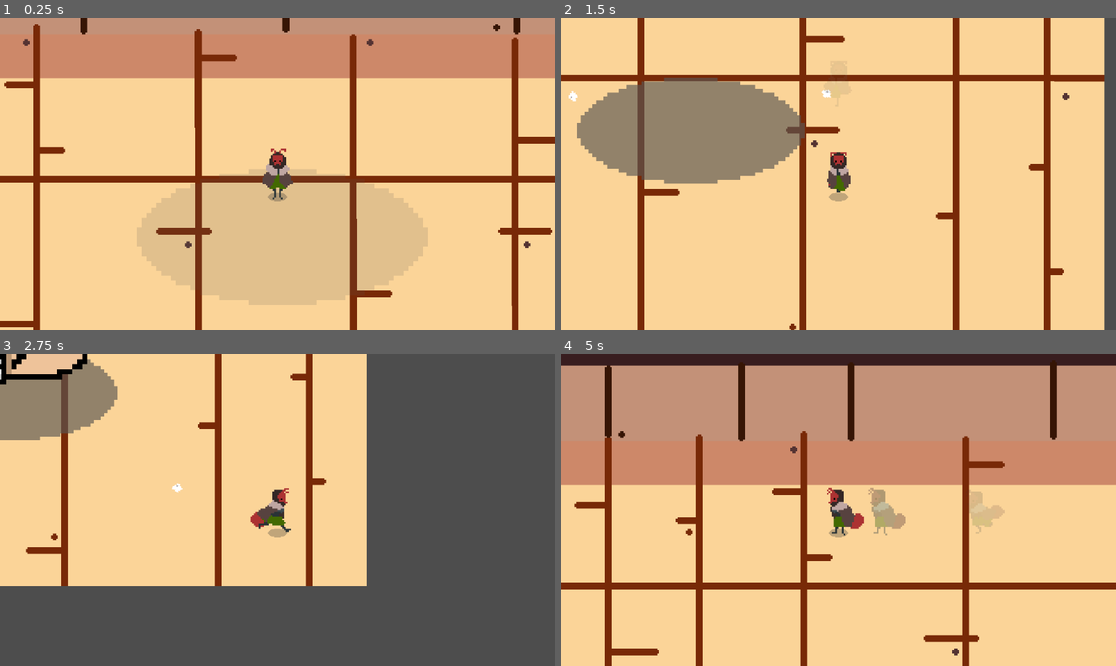
Above: before the commit, frames 1-4 (two rows, left to right).
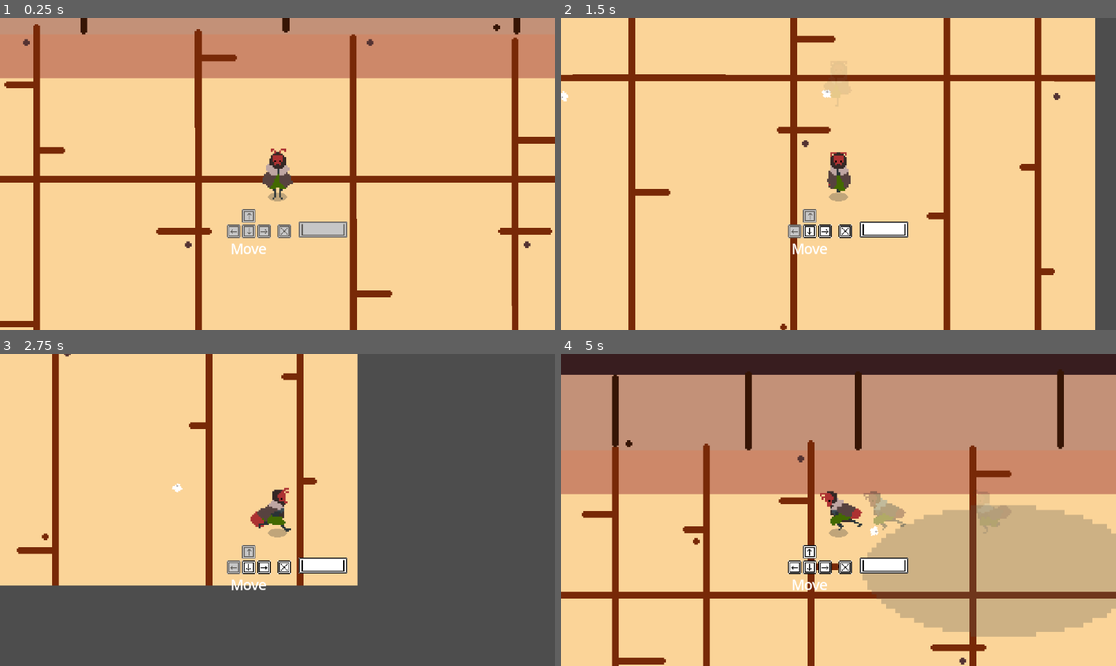
Above: after the commit, the same moments.

Repository: TroyAWilson/Bite_Back
Game: Godot game, scene res://scenes/game.tscn
Same seed, same stepped clock (60 frames per second), same inputs: the game is played once before the commit and once after it.
Inputs:
- Up to frame 1 (0.25 s): no input
- Up to frame 2 (1.5 s): tap Enter (ui_accept) at 0.5, 0.77, 0.8, 1.07, 1.35 s; hold Right (ui_right) 0.53-1.28 s; tap X (attack) at 0.6 s; hold Down (ui_down) from 1.28 s (still down)
- Up to frame 3 (2.75 s): tap Enter (ui_accept) at 1.52, 1.82, 2.3 s; tap X (attack) at 1.55, 2.1 s; release Down (ui_down) at 2.03 s; hold Right (ui_right) from 2.03 s (still down)
- Up to frame 4 (5 s): release Right (ui_right) at 2.78 s; hold Up (ui_up) 2.78-3.53 s; tap X (attack) at 2.85, 4.35 s; tap Enter (ui_accept) at 3.02, 3.32, 3.6, 3.77, 4.07, 4.52, 4.82 s; hold Left (ui_left) from 3.53 s (still down)

The runs differ from the first frame. In frame 1, 16% of the frame differs, in the area x 24-78%, y 48-92%; in frame 2, 23%; in frame 3, 12%; in frame 4, 35%, in the area x 0-100%, y 2-100%.

Commit message:
start controls

Diff:
--- a/autoload/game_controller.gd
+++ b/autoload/game_controller.gd
@@ -1 +1,25 @@
 extends Node
+
+var playerReady := false
+var downCheck := false
+var upCheck := false
+var rightCheck := false
+var leftCheck := false
+var dashCheck := false
+var attackCheck := false
+
+func _process(delta: float) -> void:
+	if playerReady: #keeps from unnecessary checks
+		return
+
+	if downCheck and upCheck and rightCheck and leftCheck and attackCheck and dashCheck:
+		playerReady = true
+
+func resetPlayerChecks() -> void:
+	playerReady = false
+	downCheck = false
+	upCheck = false
+	rightCheck = false
+	leftCheck = false
+	dashCheck = false
+	attackCheck = false
--- a/project.godot
+++ b/project.godot
@@ -20,6 +20,10 @@
 AudioController="*res://autoload/audio_controller.gd"
 GameController="*res://autoload/game_controller.gd"
 
+[gui]
+
+theme/default_font_multichannel_signed_distance_field=true
+
 [input]
 
 attack={
--- a/scenes/enemy.tscn
+++ b/scenes/enemy.tscn
@@ -93,9 +93,26 @@
 "values": [false, true]
 }
 
+[sub_resource type="Animation" id="Animation_53p5q"]
+resource_name = "die"
+length = 3.0
+tracks/0/type = "value"
+tracks/0/imported = false
+tracks/0/enabled = true
+tracks/0/path = NodePath("hand:frame")
+tracks/0/interp = 1
+tracks/0/loop_wrap = true
+tracks/0/keys = {
+"times": PackedFloat32Array(0, 1.43333),
+"transitions": PackedFloat32Array(1, 1),
+"update": 1,
+"values": [6, 7]
+}
+
 [sub_resource type="AnimationLibrary" id="AnimationLibrary_q182u"]
 _data = {
 "RESET": SubResource("Animation_7f5y6"),
+"die": SubResource("Animation_53p5q"),
 "idle": SubResource("Animation_ocmx5"),
 "slam": SubResource("Animation_l2jbh")
 }
@@ -112,7 +129,7 @@
 position = Vector2(2, -22)
 scale = Vector2(3, 3)
 texture = ExtResource("2_spmrs")
-hframes = 6
+hframes = 8
 
 [node name="hurtbox" type="Area2D" parent="."]
 
--- a/scenes/game.tscn
+++ b/scenes/game.tscn
@@ -5,8 +5,9 @@
 [ext_resource type="Texture2D" uid="uid://bisc4jxai0s84" path="res://sprites/bkg_new.png" id="2_eym1y"]
 [ext_resource type="PackedScene" uid="uid://h628nnvux3cw" path="res://scenes/enemy.tscn" id="2_fmqdt"]
 
-[node name="Game" type="Node2D"]
+[node name="Game" type="Node2D" node_paths=PackedStringArray("player")]
 script = ExtResource("1_64x3d")
+player = NodePath("Player")
 
 [node name="bkg" type="Sprite2D" parent="."]
 texture = ExtResource("2_eym1y")
--- a/scenes/player.tscn
+++ b/scenes/player.tscn
@@ -6,6 +6,12 @@
 [ext_resource type="Texture2D" uid="uid://bhtonjhcvcm8v" path="res://sprites/player_shadow.png" id="3_aq2lj"]
 [ext_resource type="Texture2D" uid="uid://dovadnmkm2hga" path="res://sprites/dust.png" id="3_lmic4"]
 [ext_resource type="Script" path="res://scripts/camera_2d.gd" id="4_t1lbf"]
+[ext_resource type="Texture2D" uid="uid://cfcr00v3rtp2" path="res://sprites/arrow_left.png" id="7_l0wrb"]
+[ext_resource type="Texture2D" uid="uid://dv0i51d3b5bj0" path="res://sprites/arrow_right.png" id="8_x3icf"]
+[ext_resource type="Texture2D" uid="uid://opicaywc22qd" path="res://sprites/arrow_up.png" id="9_fsf6y"]
+[ext_resource type="Texture2D" uid="uid://cfenen8ra8y0d" path="res://sprites/arrow_down.png" id="10_hokg3"]
+[ext_resource type="Texture2D" uid="uid://o441y7iexbte" path="res://sprites/x_button.png" id="11_4wy53"]
+[ext_resource type="Texture2D" uid="uid://bu1dvrsfejc63" path="res://sprites/space_bar.png" id="12_jml6u"]
 
 [sub_resource type="ParticleProcessMaterial" id="ParticleProcessMaterial_5u3ub"]
 particle_flag_disable_z = true
@@ -1085,6 +1091,46 @@
 "values": [Vector2(0, 0)]
 }
 
+[sub_resource type="Animation" id="Animation_ed5ef"]
+resource_name = "dash_L"
+length = 2.0
+tracks/0/type = "value"
+tracks/0/imported = false
+tracks/0/enabled = true
+tracks/0/path = NodePath("Sprite2D:frame")
+tracks/0/interp = 1
+tracks/0/loop_wrap = true
+tracks/0/keys = {
+"times": PackedFloat32Array(0),
+"transitions": PackedFloat32Array(1),
+"update": 1,
+"values": [168]
+}
+tracks/1/type = "value"
+tracks/1/imported = false
+tracks/1/enabled = true
+tracks/1/path = NodePath("Sprite2D:vframes")
+tracks/1/interp = 1
+tracks/1/loop_wrap = true
+tracks/1/keys = {
+"times": PackedFloat32Array(0.0333333),
+"transitions": PackedFloat32Array(1),
+"update": 1,
+"values": [15]
+}
+tracks/2/type = "value"
+tracks/2/imported = false
+tracks/2/enabled = true
+tracks/2/path = NodePath("Sprite2D:hframes")
+tracks/2/interp = 1
+tracks/2/loop_wrap = true
+tracks/2/keys = {
+"times": PackedFloat32Array(0.0333333),
+"transitions": PackedFloat32Array(1),
+"update": 1,
+"values": [15]
+}
+
 [sub_resource type="AnimationLibrary" id="AnimationLibrary_44wk6"]
 _data = {
 "RESET": SubResource("Animation_37mxs"),
@@ -1092,6 +1138,7 @@
 "attack_L": SubResource("Animation_3nerg"),
 "attack_R": SubResource("Animation_twpa8"),
 "attack_U": SubResource("Animation_pefmy"),
+"dash_L": SubResource("Animation_ed5ef"),
 "die": SubResource("Animation_7nc1k"),
 "idle": SubResource("Animation_5460u"),
 "idle_L": SubResource("Animation_fl4kt"),
@@ -1182,11 +1229,56 @@
 [node name="Restart" type="Button" parent="."]
 visible = false
 z_index = 10
-offset_left = -36.0
-offset_top = 13.0
-offset_right = 36.0
-offset_bottom = 44.0
+offset_left = -18.0
+offset_top = 19.0
+offset_right = 54.0
+offset_bottom = 50.0
+scale = Vector2(0.5, 0.5)
 text = "Restart?"
+
+[node name="arrow_left" type="Sprite2D" parent="."]
+position = Vector2(-26, 34)
+scale = Vector2(0.5, 0.5)
+texture = ExtResource("7_l0wrb")
+hframes = 2
+
+[node name="arrow_right" type="Sprite2D" parent="."]
+position = Vector2(-8, 34)
+scale = Vector2(0.5, 0.5)
+texture = ExtResource("8_x3icf")
+hframes = 2
+
+[node name="arrow_up" type="Sprite2D" parent="."]
+position = Vector2(-17, 25)
+scale = Vector2(0.5, 0.5)
+texture = ExtResource("9_fsf6y")
+hframes = 2
+
+[node name="arrow_down" type="Sprite2D" parent="."]
+position = Vector2(-17, 34)
+scale = Vector2(0.5, 0.5)
+texture = ExtResource("10_hokg3")
+hframes = 2
+
+[node name="x_button" type="Sprite2D" parent="."]
+position = Vector2(4, 34)
+scale = Vector2(0.5, 0.5)
+texture = ExtResource("11_4wy53")
+hframes = 2
+
+[node name="space_bar" type="Sprite2D" parent="."]
+position = Vector2(27, 33)
+scale = Vector2(0.3, 0.3)
+texture = ExtResource("12_jml6u")
+hframes = 2
+
+[node name="RichTextLabel" type="RichTextLabel" parent="."]
+offset_left = -30.0
+offset_top = 39.0
+offset_right = -4.0
+offset_bottom = 51.0
+bbcode_enabled = true
+text = "[font_size=8] Move"
 
 [connection signal="body_entered" from="hurtbox" to="." method="_on_hurtbox_body_entered"]
 [connection signal="pressed" from="Restart" to="." method="_on_restart_pressed"]
--- a/scripts/camera_2d.gd
+++ b/scripts/camera_2d.gd
@@ -16,5 +16,9 @@
 func applyShake() -> void:
 	shakeStrength = randomStrength
 
+func applyLongShake() -> void:
+	shakeStrength = randomStrength
+	shakeFade = 2.0
+
 func randomOffset() -> Vector2:
 	return Vector2(rng.randf_range(-shakeStrength, shakeStrength), rng.randf_range(-shakeStrength, shakeStrength))
--- a/scripts/enemy.gd
+++ b/scripts/enemy.gd
@@ -11,23 +11,28 @@
 
 var pursue := false
 var looping := false
-var enemyHealth := 10
+var enemyHealth := 1 #should be higher
 var dead := false
 var playerCamera : Camera2D
+var completedInitialAttack := false
 
 func _ready() -> void:
 	playerCamera = player.get_node("Camera2D")
 	hand.visible = false
 	shadow.modulate.a = 0.0
-	start_attack()
+	#start_attack()
 
 func _physics_process(delta: float) -> void:
 	if dead:
-		print('you win')
+		return
+
+	if GameController.playerReady and not completedInitialAttack:
+		completedInitialAttack = true
+		await get_tree().create_timer(1).timeout
+		start_attack()
 
 	if pursue:
 		var dir = (player.global_position - global_position).normalized()
-
 		velocity = dir * SPEED
 		move_and_slide()
 	else:
@@ -42,7 +47,6 @@
 func start_attack() -> void:
 	if dead:
 		return
-
 	pursue = true
 
 	var playerLocation = player.global_position
@@ -91,7 +95,6 @@
 	tween.parallel().tween_property(shadow, "scale", Vector2(0.0, 0.0), 1.0)
 
 func _takeDamage(dmg:int) -> void:
-
 	#color the hand
 	var c = hand.modulate
 	var tween = create_tween()
@@ -104,7 +107,20 @@
 	#damage
 	enemyHealth -= dmg
 	if enemyHealth <= 0:
-		dead = true
+		_die()
+
+func _die() -> void:
+	dead = true
+	pursue = false
+	velocity = Vector2.ZERO
+	col.disabled = true
+	print('enemy die!')
+	#screenShake()
+	playerCamera.applyLongShake()
+	AP.play("die")
+	await AP.animation_finished
+
+	queue_free()
 
 func screenShake() -> void:
 	if not playerCamera:
--- a/scripts/game.gd
+++ b/scripts/game.gd
@@ -1,4 +1,42 @@
 extends Node2D
+
+@export var player: CharacterBody2D
 
 func _ready() -> void:
 	AudioController.play_bkg()
+
+func _process(delta: float) -> void:
+	var dir_input = Input.get_vector("ui_left","ui_right","ui_up","ui_down")
+	match dir_input:
+		Vector2(0,1):
+			if not GameController.downCheck:
+				GameController.downCheck = true
+				player._updateCheckIcon('down')
+				print('down')
+		Vector2(0,-1):
+			if not GameController.upCheck:
+				GameController.upCheck = true
+				player._updateCheckIcon('up')
+				print('up')
+		Vector2(1,0):
+			if not GameController.rightCheck:
+				GameController.rightCheck = true
+				player._updateCheckIcon('right')
+				print('right')
+		Vector2(-1,0):
+			if not GameController.leftCheck:
+				GameController.leftCheck = true
+				player._updateCheckIcon('left')
+				print('left')
+
+	if Input.is_action_just_pressed("attack"):
+		if not GameController.attackCheck:
+			GameController.attackCheck = true
+			player._updateCheckIcon('attack')
+			print('attack')
+
+	if Input.is_action_just_pressed("ui_accept") :
+		if not GameController.dashCheck:
+			GameController.dashCheck = true
+			player._updateCheckIcon('dash')
+			print('dash')
--- a/scripts/player.gd
+++ b/scripts/player.gd
@@ -8,6 +8,13 @@
 @onready var youDied := $you_died
 @onready var youDied2 := $you_died2
 @onready var restart := $Restart
+@onready var leftArrowSprite := $arrow_left
+@onready var rightArrowSprite := $arrow_right
+@onready var upArrowSprite := $arrow_up
+@onready var downArrowSprite := $arrow_down
+@onready var attackSprite := $x_button
+@onready var dashSprite := $space_bar
+
 
 enum State {IDLE, ATTACKING, RUNNING, DASHING, DEAD} #maybe add damaged later
 var currentState = State.IDLE
@@ -66,11 +73,15 @@
 		dash(dir_input)
 
 	if dashing:
+		playAnimation('dash_L')
 		afterImageTimer -= delta
 		if afterImageTimer <= 0.0:
 			spawnAfterImage()
 			afterImageTimer = afterImageInterval
 		velocity = dashDir * dashSpeed
+		move_and_slide()
+		return
+
 
 	if dir_input and not dashing:
 		if not AudioController.sfx_player.playing:
@@ -100,7 +111,6 @@
 
 		velocity = dir_input.normalized() * SPEED
 	else:
-		print(lastDirection, dir_input)
 		match lastDirection:
 			Vector2(0,1):
 				playAnimation('idle')
@@ -134,6 +144,9 @@
 	canDash = false
 	dashDir = dir_input.normalized()
 	afterImageTimer = 0.0
+
+
+
 	await get_tree().create_timer(dashTime).timeout
 	dashing = false
 
@@ -160,4 +173,23 @@
 	restart.visible = true
 
 func _on_restart_pressed() -> void:
+	GameController.resetPlayerChecks()
 	get_tree().reload_current_scene()
+
+
+#This idea isn't complete yet. I only have the one icon drawn but it seems to work.
+# I also need to have them disaprearing when all the actions are completed.
+func _updateCheckIcon(iconName: String) -> void:
+	match iconName:
+		"left":
+			leftArrowSprite.frame = 1
+		"right":
+			rightArrowSprite.frame = 1
+		"up":
+			upArrowSprite.frame = 1
+		"down":
+			downArrowSprite.frame = 1
+		"attack":
+			attackSprite.frame = 1
+		"dash":
+			dashSprite.frame = 1
Not shown: 1 places in scenes/enemy.tscn that only renumber resources
Not shown: 1 places in scenes/player.tscn that only renumber resources
Binary file changed: sprites/ant-master.aseprite
Binary file changed: sprites/ant-master.png
Binary file added: sprites/arrow_down.png
Not shown, added: sprites/arrow_down.png.import
Binary file added: sprites/arrow_left.png
Not shown, added: sprites/arrow_left.png.import
Binary file added: sprites/arrow_right.png
Not shown, added: sprites/arrow_right.png.import
Binary file added: sprites/arrow_up.png
Not shown, added: sprites/arrow_up.png.import
(and 6 more such lines)
